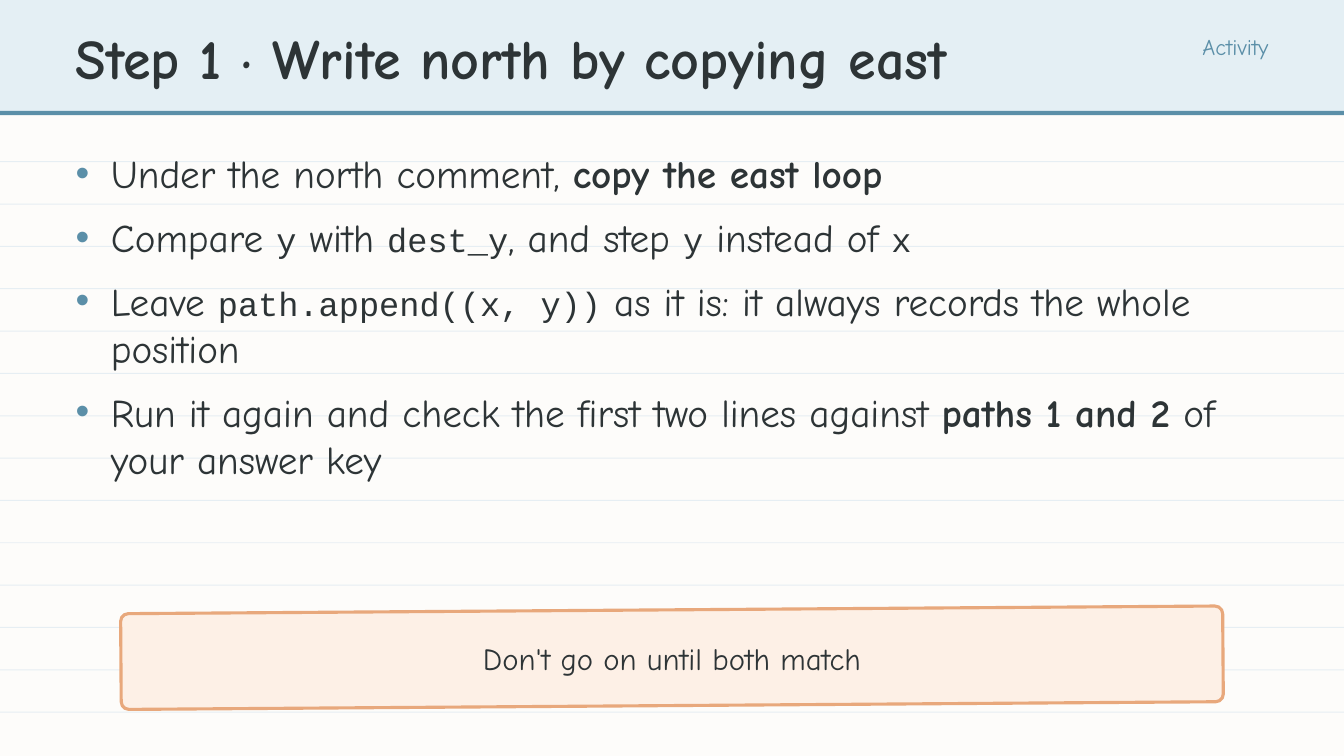
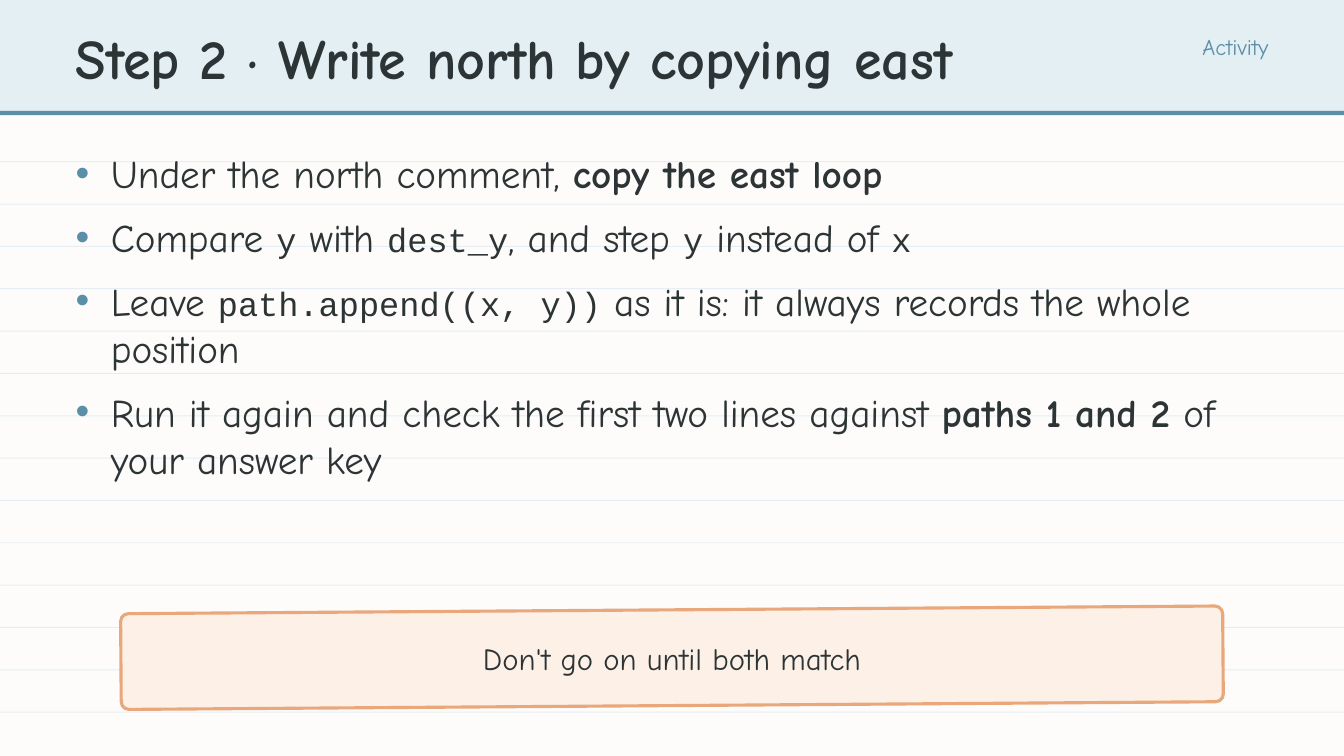
Before and after one commit to bradamiller/LearningPython, a slide deck: slide 15 of static/slides/module-04-manhattan/module-4-lesson-04-the-manhattan-algorithm.pptx (slide 14 before the commit). Drawn at 1344x756 pixels with LibreOffice and Linux fonts; fonts in the diff are those of the drawing. Boxes give left, top, right and bottom in pixels: in the first picture for what was removed or moved away, otherwise in the second. Text is boxed around its words. In the diff, an @@ line names an element or a change of style, - is before the commit and + after.

```diff
--- a/static/slides/module-04-manhattan/module-4-lesson-04-the-manhattan-algorithm.pptx
+++ b/static/slides/module-04-manhattan/module-4-lesson-04-the-manhattan-algorithm.pptx
@@ text at bbox=[76, 40, 952, 90]: text changed @@
-Step 1 · Write north by copying east
+Step 2 · Write north by copying east
```
Also in this commit, not shown: 6 other slides changed, 1 slide added, 2 other files.
